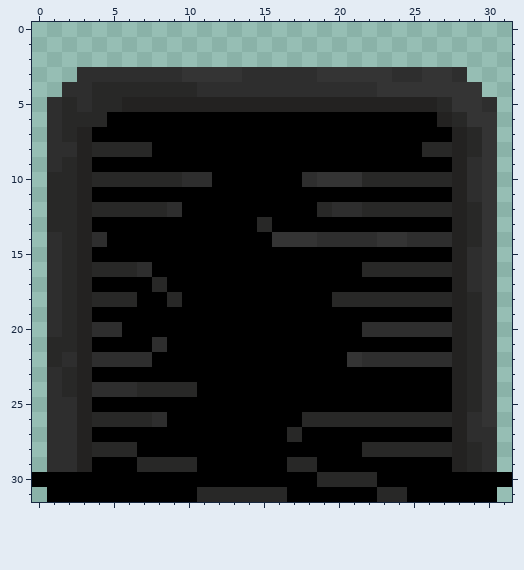
Pixel-art sprite, stored at main/prop/actor/npc/door/vent/sprites/vent.png. Above, as it was before the edit.
The file is 32x32 pixels. Colours within 5 levels of each other are drawn and written as one.
Now the later version:
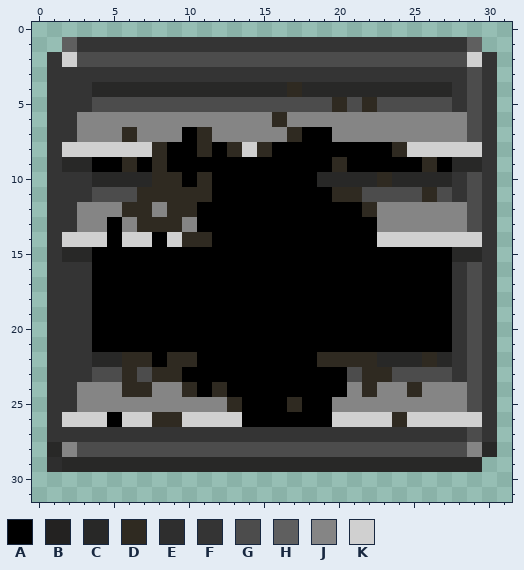
Palette (. is transparent): A #000000  B #232221  C #282827  D #2f2a21  E #2e2e2e  F #343434  G #4c4c4c  H #5f5f5f  J #858585  K #d0d0d0
The edit:
y 1: x 2..29 ............................ -> HFFFFFFFFFFFFFFFFFFFFFFFFFFH
y 2: x 1..30 .............................. -> FKGGGGGGGGGGGGGGGGGGGGGGGGGGKF
y 3: x 1..9 ..EEEEEEE -> FFFFFFFFF; x 14..18 EEEEE -> FFFFF; x 24..25 EE -> FF; x 28..30 E.. -> FGF
y 4: x 1..3 .EE -> FFF; x 11..27 EEEEEEEEEEEEFFFFF -> CCCCCCDCCCCCCCCCC; x 29..30 F. -> GF
y 5: x 1..27 ECECCBBBBBBBBBBBBBBBBBBBBBC -> FFFGGGGGGGGGGGGGGGGDGDGGGGG; x 29..30 FE -> GF
y 6: x 1..29 ECCCAAAAAAAAAAAAAAAAAAAAAABCF -> FFJJJJJJJJJJJJJDJJJJJJJJJJJJG
y 7: x 1..9 ECBAAAAAA -> FFJJJDJJJ; x 11..17 AAAAAAA -> DJJJJJD; x 20..29 AAAAAAAABC -> JJJJJJJJJG
y 8: x 1..8 EEBCCCCA -> FKKKKKKD; x 11 A -> D; x 13..15 AAA -> DKD; x 24..29 AACCBC -> DKKKKK
y 9: x 1 E -> F; x 3 B -> C; x 6 A -> D; x 8 A -> D; x 20 A -> D; x 26 A -> D; x 28..29 BE -> CC
y 10: x 1..3 CCB -> FFF; x 8..11 CCEE -> DDAD; x 18..21 EFFF -> ACCC; x 23 C -> D; x 28..29 BE -> FG
y 11: x 1..11 CCBAAAAAAAA -> FFFGGGDDDDD; x 20..29 AAAAAAAABE -> DDGGGGDGFG
y 12: x 1..10 CCBCCCCCEA -> FFJJJDDJDD; x 19..29 CEECCCCCCBC -> AAADJJJJJJG
y 13: x 1..4 CCBA -> FFJJ; x 6..10 AAAAA -> JDDDJ; x 15 C -> A; x 23..29 AAAAABC -> JJJJJJG
y 14: x 1..4 ECBE -> FKKK; x 6..7 AA -> KK; x 9..11 AAA -> KDD; x 16..29 FFFEEEEFFEEEBC -> AAAAAAAKKKKKKK
y 15: x 1 E -> F; x 3 B -> C; x 28..29 BE -> CC
y 16: x 1..7 ECBCCCE -> FFFAAAA; x 22..29 CCCCCCBE -> AAAAAAFG
y 17: x 1..3 ECB -> FFF; x 8 C -> A; x 28..29 BE -> FG
y 18: x 1..6 ECBCCC -> FFFAAA; x 9 C -> A; x 20..29 CCCCCCCCBC -> AAAAAAAAFG
y 19: x 1..3 ECB -> FFF; x 28..29 BC -> FG
y 20: x 1..5 ECBEE -> FFFAA; x 22..29 EEEEEEBC -> AAAAAAFG
y 21: x 1..3 CCB -> FFF; x 8 E -> A; x 28..29 BC -> FG
y 22: x 1..7 CEBEEEE -> FFFCCDD; x 9..10 AA -> DD; x 19..29 AAFEEEEEEBC -> DDDDCCCDCFG
y 23: x 1..9 ECBAAAAAA -> FFFGGDGDD; x 21..29 AAAAAAABC -> GDDGGGGFG
y 24: x 1..10 ECBEEECCCC -> FFJJJDDJJD; x 12 A -> D; x 21..29 AAAAAAABC -> JDJJDJJJG
y 25: x 1..13 EEBAAAAAAAAAA -> FFJJJJJJJJJJD; x 17 A -> D; x 20..29 AAAAAAAABC -> JJJJJJJJJG
y 26: x 1..13 EEBCCCCEAAAAA -> FKKKAKKDDKKKK; x 18..29 CCCCCCCCCCBE -> AAKKKKDKKKKK
y 27: x 1..30 EEBAAAAAAAAAAAAACAAAAAAAAAABEE -> FFFFFFFFFFFFFFFFFFFFFFFFFFFFGF
y 28: x 1..30 EEBCCCAAAAAAAAAAAAAAACCCCCCBCE -> CJGGGGGGGGGGGGGGGGGGGGGGGGGGJC
y 29: x 2..6 EBAAA -> CCCCC; x 11..16 AAAAAA -> CCCCCC; x 19..28 AAAAAAAAAB -> CCCCCCCCCC; x 30 E -> .
y 30: x 0..31 AAAAAAAAAAAAAAAAAAACCCCAAAAAAAAA -> ................................
y 31: x 1..30 AAAAAAAAAACCCCCCAAAAAACCAAAAAA -> ..............................
